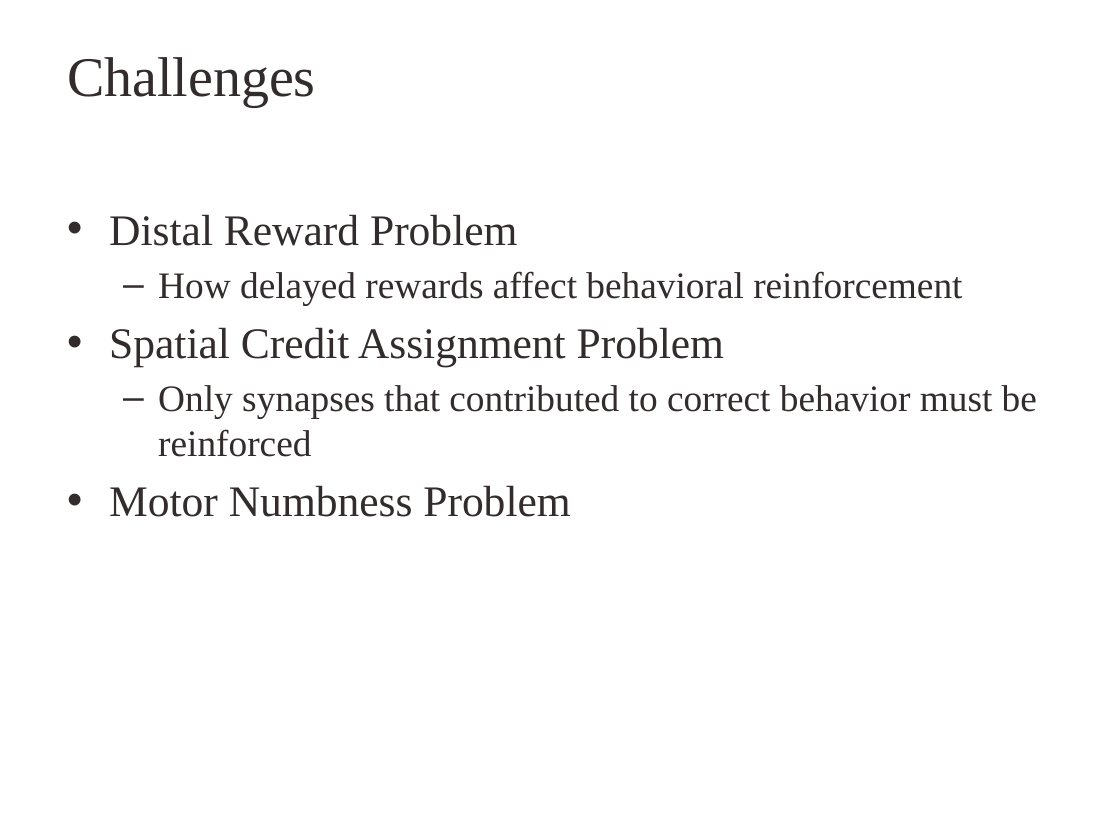
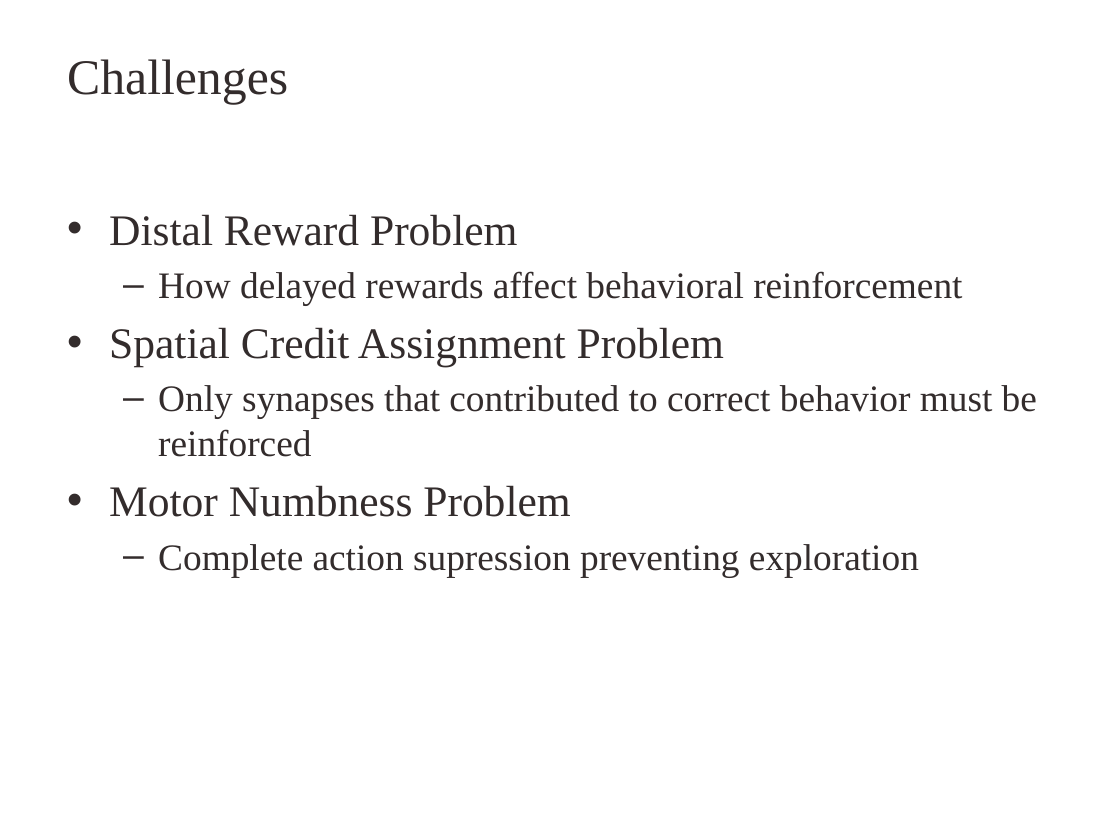
Before and after one commit to kuthulas/reinforce, a slide deck: slide 13 of RL.pptx (slide 9 before the commit). Drawn at 1120x840 pixels with LibreOffice and Linux fonts; fonts in the diff are those of the drawing; background and template pictures are left out. Boxes give left, top, right and bottom in pixels: in the first picture for what was removed or moved away, otherwise in the second. Text is boxed around its words. In the diff, an @@ line names an element or a change of style, - is before the commit and + after.

```diff
--- a/RL.pptx
+++ b/RL.pptx
@@ title "Challenges" at (67, 59, 288, 104): size 36 to 32 pt @@
@@ text at (158, 544, 919, 577): paragraph added @@
+  – Complete action supression preventing exploration
```
Also in this commit, not shown: 10 other slides changed, 22 slides added, 3 slides removed.
